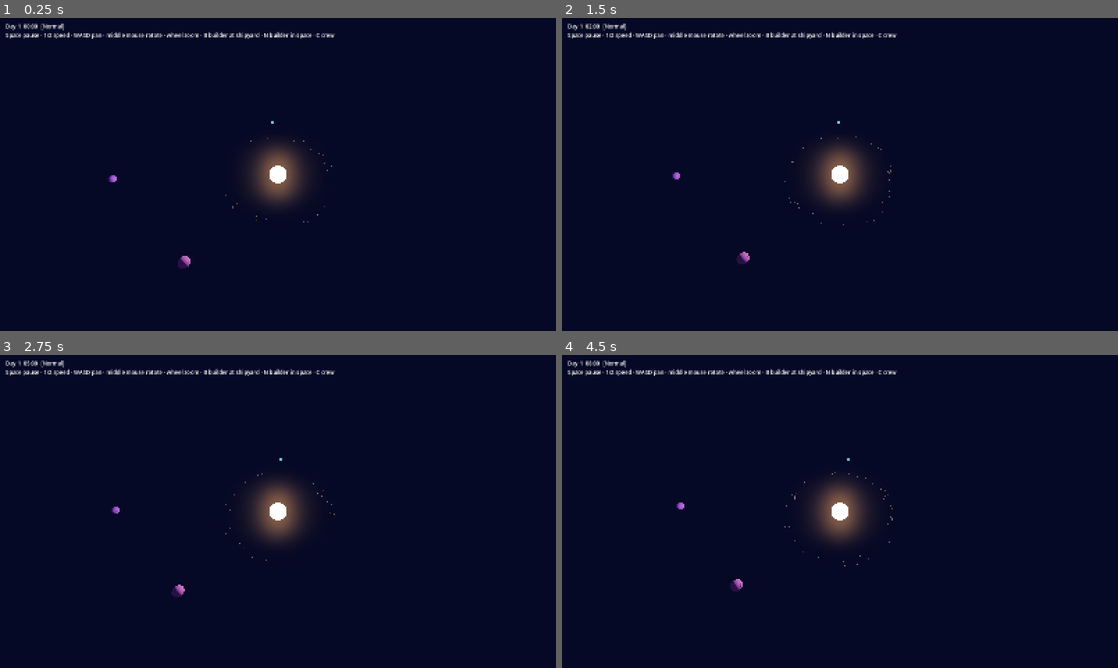
Above: before the commit, frames 1-4 (two rows, left to right).
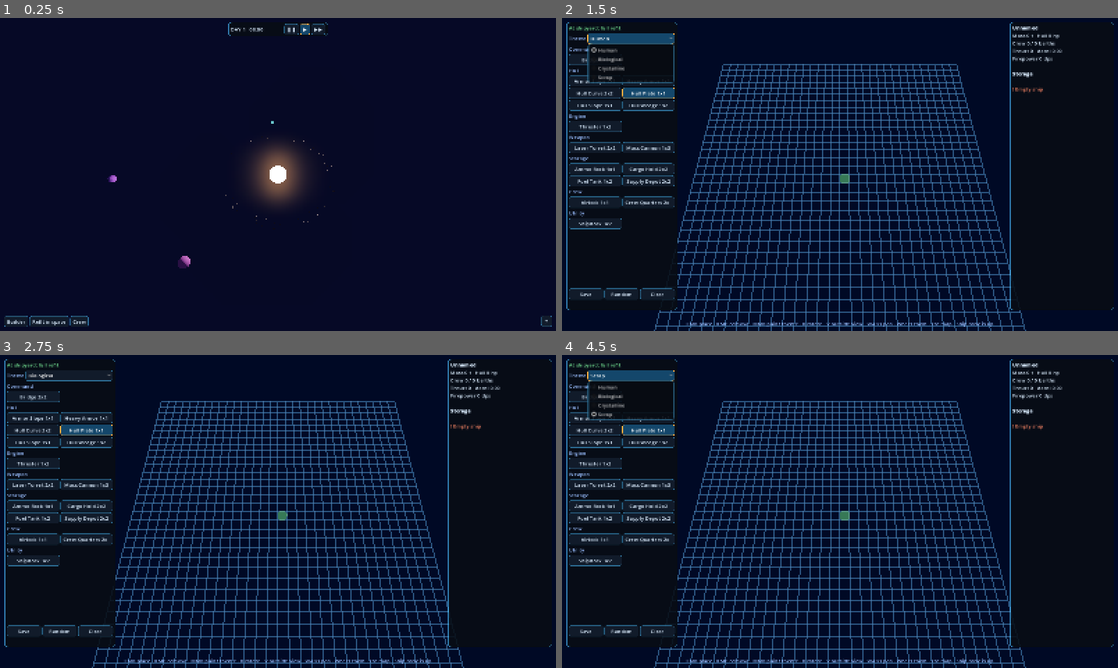
Above: after the commit, the same moments.

Repository: Littlebutta/Space-Lord
Game: Godot game, scene res://scenes/main.tscn
Two runs of this game, one before a commit and one after it. Both use one fixed random seed, a clock stepped at 60 frames per second and the inputs below.
Inputs (mouse positions are in pixels of both pictures, inside the frame that each line leads up to):
- Up to frame 1 (0.25 s): no input
- Up to frame 2 (1.5 s): click (578, 321) at 0.5 s, where only the run after the commit has a clickable "Builder"; click (628, 39) at 1.25 s, where only the run after the commit has a clickable "Human"
- Up to frame 3 (2.75 s): click (33, 395) at 2 s, where only the run after the commit has a clickable "Bridge 2x2"
- Up to frame 4 (4.5 s): click (628, 376) at 2.75 s, where only the run after the commit has a clickable "Biological"; click (595, 417) at 3.5 s, where only the run after the commit has a clickable "Armor Slope 1x1"; click (628, 376) at 4.25 s, where only the run after the commit has a clickable "Scrap"

The runs differ from the first frame. In frame 1, 1.1% of the frame differs, in the area x 0-100%, y 1-99%; in frame 2, 19%; in frame 3, 19%; in frame 4, 19%, in the area x 0-100%, y 1-100%.

Commit message:
Restyle map HUD: clock pill, screen buttons, help behind ?
Co-Authored-By: Claude Opus 5.5 <noreply@anthropic.com>
Claude-Session: https://claude.ai/code/session_0127pNqhFGXSHJjCgnyjEi92

Diff:
--- a/godot/scenes/main.tscn
+++ b/godot/scenes/main.tscn
@@ -50,9 +50,3 @@
 
 [node name="HUD" type="CanvasLayer" parent="."]
 script = ExtResource("3_hud")
-
-[node name="Label" type="Label" parent="HUD"]
-offset_left = 16.0
-offset_top = 12.0
-offset_right = 700.0
-offset_bottom = 70.0
--- a/godot/scripts/autoload/ui_skin.gd
+++ b/godot/scripts/autoload/ui_skin.gd
@@ -1,9 +1,19 @@
 extends Node
 ## Gives every screen the UiStyle look, and F1 toggles any "?" help.
+## Themes don't pass through CanvasLayers, so each top-level Control of
+## a layer gets the theme as it enters the tree.
+
+var theme := UiStyle.build()
 
 
 func _ready() -> void:
-	get_tree().root.theme = UiStyle.build()
+	get_tree().root.theme = theme
+	get_tree().node_added.connect(_skin)
+
+
+func _skin(n: Node) -> void:
+	if n is Control and not n.get_parent() is Control and n.theme == null:
+		n.theme = theme
 
 
 func _unhandled_key_input(event: InputEvent) -> void:
--- a/godot/scripts/ui/hud.gd
+++ b/godot/scripts/ui/hud.gd
@@ -1,23 +1,55 @@
 extends CanvasLayer
-## Minimal map HUD: date, time speed and controls.
+## Map HUD: a small clock with time controls at the top, a few screen
+## buttons bottom-left, and the controls behind "?" (F1).
 
-const HELP := "Space pause · 1/2 speed · WASD pan · middle mouse rotate · wheel zoom · B builder at shipyard · N builder in space · C crew"
+const HELP := "Space pause · 1/2 speed · WASD pan · middle mouse drag rotate\n" \
+		+ "Wheel zoom · B builder at shipyard · N builder in space · C crew"
+const SCREENS := {"Builder": KEY_B, "Refit in space": KEY_N, "Crew": KEY_C}
 
-@onready var _label: Label = $Label
+var _clock := Label.new()
+var _speed: Array[Button] = []
+
+
+func _ready() -> void:
+	var bar := PanelContainer.new()
+	var row := HBoxContainer.new()
+	bar.add_child(row)
+	_clock.custom_minimum_size.x = 150
+	row.add_child(_clock)
+	for i in GameClock.NAMES.size():
+		var b := Button.new()
+		b.text = ["❚❚", "▶", "▶▶"][i]
+		b.tooltip_text = GameClock.NAMES[i]
+		b.toggle_mode = true
+		b.pressed.connect(func(): GameClock.speed = i)
+		row.add_child(b)
+		_speed.append(b)
+	UiKit.pin(self, bar, Control.PRESET_CENTER_TOP)
+	var nav := HBoxContainer.new()
+	for s in SCREENS:
+		var b := Button.new()
+		b.text = s
+		b.pressed.connect(_open.bind(SCREENS[s]))
+		nav.add_child(b)
+	UiKit.pin(self, nav, Control.PRESET_BOTTOM_LEFT)
+	UiKit.help(self, HELP)
 
 
 func _process(_delta: float) -> void:
-	var hour := int(GameClock.hours) % 24
-	_label.text = "Day %d  %02d:00  [%s]\n%s" % [
-			GameClock.day(), hour, GameClock.NAMES[GameClock.speed], HELP]
+	_clock.text = "DAY %d   %02d:00" % [GameClock.day(), int(GameClock.hours) % 24]
+	for i in _speed.size():
+		_speed[i].set_pressed_no_signal(GameClock.speed == i)
 
 
 func _unhandled_input(event: InputEvent) -> void:
 	var key := event as InputEventKey
-	if key == null or not key.pressed:
-		return
-	match key.keycode:
+	if key and key.pressed and not key.echo:
+		_open(key.keycode)
+
+
+func _open(k: Key) -> void:
+	match k:
 		KEY_B, KEY_N:  # no stations yet, so the key picks where you are
-			Shipyard.docked = key.keycode == KEY_B
+			Shipyard.docked = k == KEY_B
 			get_tree().change_scene_to_file("res://scenes/ship_editor/ship_editor.tscn")
 		KEY_C: get_tree().change_scene_to_file("res://scenes/crew/crew_test.tscn")
--- a/godot/scripts/ui/ui_kit.gd
+++ b/godot/scripts/ui/ui_kit.gd
@@ -37,26 +37,33 @@
 	tip.add_child(l)
 	tip.visible = false
 	var b := Button.new()
-	b.text = "?"
+	b.text = " ? "
 	b.toggle_mode = true
-	b.custom_minimum_size = Vector2(36, 36)
 	b.tooltip_text = "Controls (F1)"
 	b.add_to_group(&"help")
 	b.toggled.connect(func(on): tip.visible = on)
-	layer.add_child(tip)
-	layer.add_child(b)
-	_pin(b, Vector2(-48, -48), Vector2(-12, -12))
-	tip.set_anchors_preset(Control.PRESET_BOTTOM_RIGHT)
-	tip.grow_horizontal = Control.GROW_DIRECTION_BEGIN
-	tip.grow_vertical = Control.GROW_DIRECTION_BEGIN
-	tip.offset_right = -12
-	tip.offset_bottom = -56
+	pin(layer, b, Control.PRESET_BOTTOM_RIGHT)
+	pin(layer, tip, Control.PRESET_BOTTOM_RIGHT, Vector2(12, 60))
 	return b
 
 
-static func _pin(c: Control, from: Vector2, to: Vector2) -> void:
-	c.set_anchors_preset(Control.PRESET_BOTTOM_RIGHT)
-	c.offset_left = from.x
-	c.offset_top = from.y
-	c.offset_right = to.x
-	c.offset_bottom = to.y
+## Adds `c` to `layer` stuck to a screen corner or edge (`preset`),
+## `gap` px in from it, growing away from that edge as it resizes.
+static func pin(layer: Node, c: Control, preset: Control.LayoutPreset,
+		gap := Vector2(12, 12)) -> void:
+	layer.add_child(c)
+	c.set_anchors_and_offsets_preset(preset, Control.PRESET_MODE_MINSIZE)
+	var right := preset in [Control.PRESET_TOP_RIGHT, Control.PRESET_BOTTOM_RIGHT,
+			Control.PRESET_CENTER_RIGHT, Control.PRESET_RIGHT_WIDE]
+	var bottom := preset in [Control.PRESET_BOTTOM_LEFT, Control.PRESET_BOTTOM_RIGHT,
+			Control.PRESET_CENTER_BOTTOM, Control.PRESET_BOTTOM_WIDE]
+	var mid_x := preset in [Control.PRESET_CENTER_TOP, Control.PRESET_CENTER_BOTTOM]
+	c.grow_horizontal = Control.GROW_DIRECTION_BOTH if mid_x else (
+			Control.GROW_DIRECTION_BEGIN if right else Control.GROW_DIRECTION_END)
+	c.grow_vertical = Control.GROW_DIRECTION_BEGIN if bottom else Control.GROW_DIRECTION_END
+	var dx := 0.0 if mid_x else (-gap.x if right else gap.x)
+	var dy := -gap.y if bottom else gap.y
+	c.offset_left += dx
+	c.offset_right += dx
+	c.offset_top += dy
+	c.offset_bottom += dy
